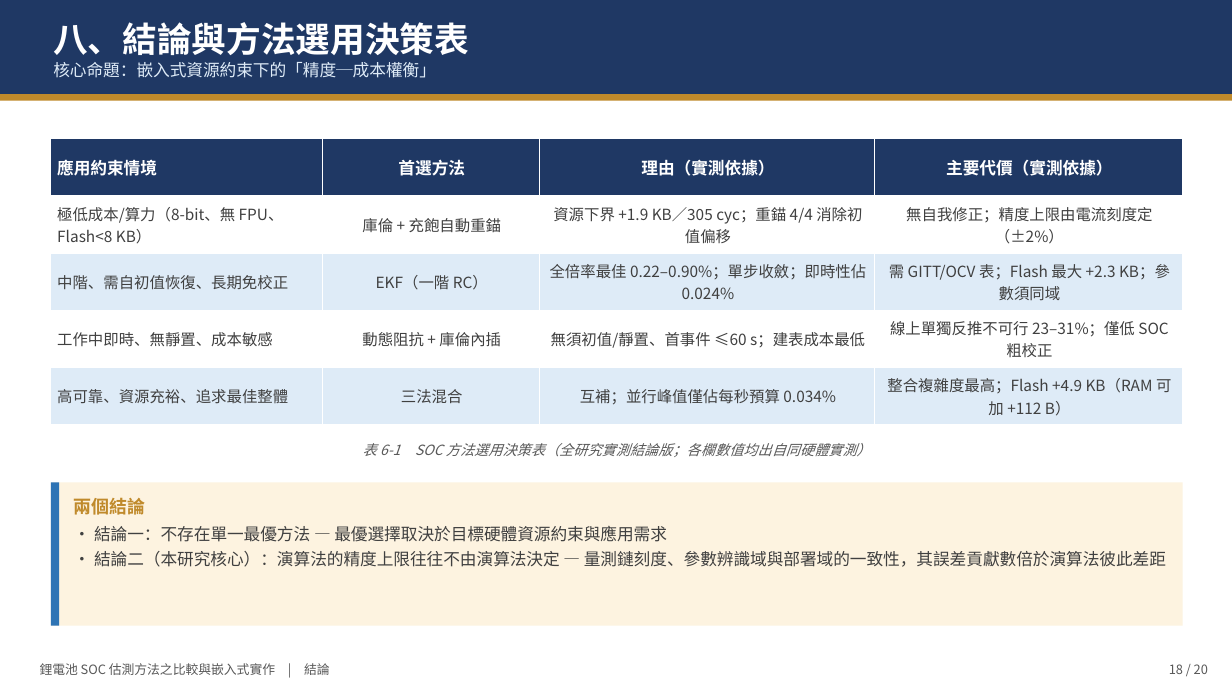
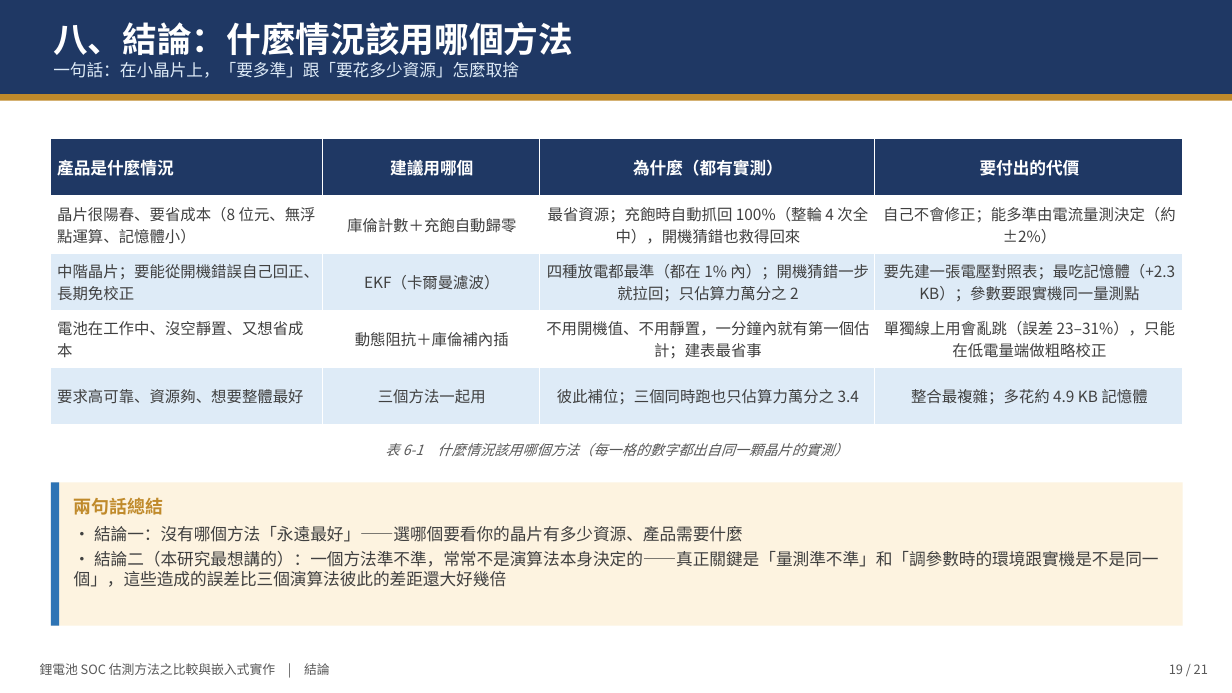
Before and after one commit to JackHung9527/SOC_RESEARCH, a slide deck: slide 20 of DOC/論文撰寫/口試簡報_鋰電池SOC估測.pptx (slide 19 before the commit). Drawn at 1232x693 pixels with LibreOffice and Linux fonts; fonts in the diff are those of the drawing. Boxes give left, top, right and bottom in pixels: in the first picture for what was removed or moved away, otherwise in the second. Text is boxed around its words. In the diff, an @@ line names an element or a change of style, - is before the commit and + after.

```diff
--- a/DOC/論文撰寫/口試簡報_鋰電池SOC估測.pptx
+++ b/DOC/論文撰寫/口試簡報_鋰電池SOC估測.pptx
@@ text at [53, 22, 573, 78]: text changed @@
-八、結論與方法選用決策表
-核心命題：嵌入式資源約束下的「精度─成本權衡」
+八、結論：什麼情況該用哪個方法
+一句話：在小晶片上，「要多準」跟「要花多少資源」怎麼取捨
@@ table at [51, 139, 1183, 425] @@
-row 1: 應用約束情境 | 首選方法 | 理由（實測依據） | 主要代價（實測依據）
+row 1: 產品是什麼情況 | 建議用哪個 | 為什麼（都有實測） | 要付出的代價
-row 2: 極低成本/算力（8-bit、無 FPU、Flash<8 KB） | 庫倫 + 充飽自動重錨 | 資源下界 +1.9 KB／305 cyc；重錨 4/4 消除初值偏移 | 無自我修正；精度上限由電流刻度定（±2%）
+row 2: 晶片很陽春、要省成本（8 位元、無浮點運算、記憶體小） | 庫倫計數＋充飽自動歸零 | 最省資源；充飽時自動抓回 100%（整輪 4 次全中），開機猜錯也救得回來 | 自己不會修正；能多準由電流量測決定（約 ±2%）
-row 3: 中階、需自初值恢復、長期免校正 | EKF（一階 RC） | 全倍率最佳 0.22–0.90%；單步收斂；即時性佔 0.024% | 需 GITT/OCV 表；Flash 最大 +2.3 KB；參數須同域
+row 3: 中階晶片；要能從開機錯誤自己回正、長期免校正 | EKF（卡爾曼濾波） | 四種放電都最準（都在 1% 內）；開機猜錯一步就拉回；只佔算力萬分之 2 | 要先建一張電壓對照表；最吃記憶體（+2.3 KB）；參數要跟實機同一量測點
-row 4: 工作中即時、無靜置、成本敏感 | 動態阻抗 + 庫倫內插 | 無須初值/靜置、首事件 ≤60 s；建表成本最低 | 線上單獨反推不可行 23–31%；僅低 SOC 粗校正
+row 4: 電池在工作中、沒空靜置、又想省成本 | 動態阻抗＋庫倫補內插 | 不用開機值、不用靜置，一分鐘內就有第一個估計；建表最省事 | 單獨線上用會亂跳（誤差 23–31%），只能在低電量端做粗略校正
-row 5: 高可靠、資源充裕、追求最佳整體 | 三法混合 | 互補；並行峰值僅佔每秒預算 0.034% | 整合複雜度最高；Flash +4.9 KB（RAM 可加 +112 B）
+row 5: 要求高可靠、資源夠、想要整體最好 | 三個方法一起用 | 彼此補位；三個同時跑也只佔算力萬分之 3.4 | 整合最複雜；多花約 4.9 KB 記憶體
@@ text at [385, 443, 848, 456]: text changed @@
-表 6-1 SOC 方法選用決策表（全研究實測結論版；各欄數值均出自同硬體實測）
+表 6-1 什麼情況該用哪個方法（每一格的數字都出自同一顆晶片的實測）
@@ text at [74, 498, 1159, 587]: text changed @@
-兩個結論
-• 結論一：不存在單一最優方法 — 最優選擇取決於目標硬體資源約束與應用需求
-• 結論二（本研究核心）：演算法的精度上限往往不由演算法決定 — 量測鏈刻度、參數辨識域與部署域的一致性，其誤差貢獻數倍於演算法彼此差距
+兩句話總結
+• 結論一：沒有哪個方法「永遠最好」——選哪個要看你的晶片有多少資源、產品需要什麼
+• 結論二（本研究最想講的）：一個方法準不準，常常不是演算法本身決定的——真正關鍵是「量測準不準」和「調參數時的環境跟實機是不是同一個」，這些造成的誤差比三個演算法彼此的差距還大好幾倍
@@ text at [1169, 664, 1208, 674]: text changed @@
-18 / 20
+19 / 21
```
Also in this commit, not shown: 18 other slides changed, 1 slide added, 8 other files.
